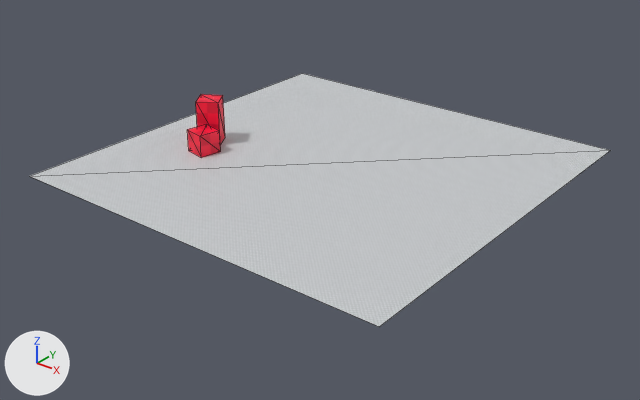
Two versions of the glTF model Butterfly/models/ground.glb, one commit apart.
Camera for both pictures: a camera (50 mm lens) standing at (42.7, -54.6, 30.0) and looking at (0.6, -2.1, -2.6). The lights are fixed; the arrows at lower left show +X, +Y and +Z. The older version comes first. Mesh edges are drawn as thin lines. Where no turn or scale is listed for an object, it has been applied to the vertices. Vertices at exactly the same position are counted once.
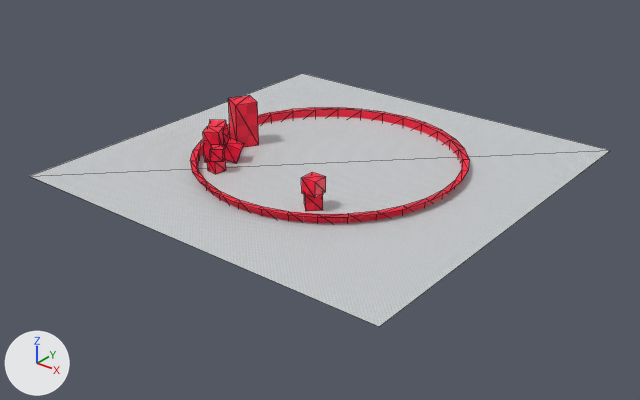
Where the newer file only moved an object's origin or applied its transform, the numbers keep the older frame.

The change in detail:
me_cube_002 is used by ob_cube; location (-3.19, -2.96, 0.0).
me_cube_002 had 8 vertices, 12 faces and spanned x -9.51..-6.75, y -1.12..1.63, z 0.0..4.0.
me_cube_002 now has 8 vertices, 12 faces and spans x -6.86..-4.16, y 0.37..3.08, z 0.0..4.0.
me_cube_002 part 1: the whole mesh is turned -60 degrees about the z axis through its middle, then moved by (2.62, 1.47, 0.0).
Mesh me_cube_013 is new.
It has 8 vertices, 12 faces and spans x -0.598..0.598, y -0.598..0.598, z -0.537..0.537.
It uses material mat_material_002 (picture img_texture_08).
Mesh me_cube_009 is new.
It has 8 vertices, 12 faces and spans x -0.91..0.91, y -0.91..0.91, z -0.65..0.65.
It uses material mat_material_002 (picture img_texture_08).
Mesh me_cube_008 is new.
It has 8 vertices, 12 faces and spans x -0.652..0.652, y -0.652..0.652, z -0.646..0.646.
It uses material mat_material_002 (picture img_texture_08).
Mesh me_cube_007 is new.
It has 8 vertices, 12 faces and spans x -1.23..1.23, y -1.45..1.45, z -1.54..1.54.
It uses material mat_material_002 (picture img_texture_08).
Mesh me_cube_006 is new.
It has 8 vertices, 12 faces and spans x -1.12..1.12, y -1.04..1.04, z -0.91..0.91.
It uses material mat_material_002 (picture img_texture_08).
Mesh me_cube_001 is new.
It has 8 vertices, 12 faces and spans x -0.94..0.94, y -0.94..0.94, z -1.37..1.37.
It uses material mat_material_002 (picture img_texture_08).
Mesh me_cylinder_001 is new.
It has 96 vertices, 158 faces and spans x -11.7..11.7, y -11.7..11.7, z 1.0..2.6.
It uses material mat_material_002 (picture img_texture_08).
Object 'Cube.001' (ob_cube_001) moves from (-10.05, -4.86, 1.0) to (-6.14, -7.16, 1.62).
Object 'Cube.001' (ob_cube_001) turns from (0, 0, -101) to (0, 0, -142) degrees about x, y and z.
Object 'Cube.001' (ob_cube_001) is rescaled from (1.0, 1.0, 1.0) to (0.537, 0.537, 0.537).
Object 'Cube.003' (ob_cube_003) is new; it shows me_cube_013.
Its location is (-6.31, -7.14, 0.54).
Object 'Cube.008' (ob_cube_008) is new; it shows me_cube_009.
Its location is (4.3, -7.48, 0.66).
Object 'Cube.007' (ob_cube_007) is new; it shows me_cube_008.
Its location is (4.45, -7.62, 1.96).
Object 'Cube.006' (ob_cube_006) is new; it shows me_cube_007.
Its location is (-9.1, -3.95, 1.38).
Object 'Cube.005' (ob_cube_005) is new; it shows me_cube_006.
Its location is (-6.71, -4.77, 0.91).
Object 'Cube.002' (ob_cube_002) is new; it shows me_cube_001.
Its location is (-8.1, -5.58, 1.38).
Object 'Cylinder' (ob_cylinder) is new; it shows me_cylinder_001.
Its location is (0.0, 0.0, -1.88).

Pixel boxes [x1, y1, x2, y2] of what changed, in the pictures (640 x 400 px):
'Cylinder', added
    after: [190, 108, 469, 223]
'Cube', moved, turned
    before: [196, 94, 225, 145]
    after: [228, 95, 259, 147]
'Cube.001', moved, turned, rescaled
    before: [187, 124, 221, 158]
    after: [210, 145, 225, 162]
'Cube.007', added (red)
    after: [302, 172, 326, 198]
'Cube.002', added (red)
    after: [203, 126, 224, 162]
'Cube.005', added
    after: [224, 138, 244, 163]
'Cube.008', added
    after: [304, 194, 323, 211]
'Cube.003', added
    after: [207, 158, 226, 174]
'Cube.006', added
    after: [209, 120, 230, 148]
